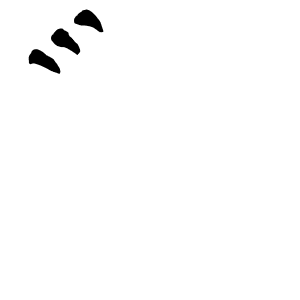
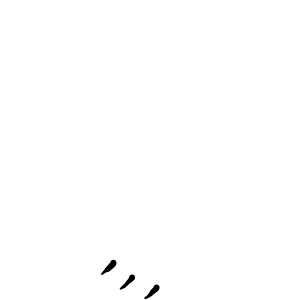
The second 300×300 image is a revision of the first. Changes to its layers:
painted on "Paint Layer 1" over left=28, top=9, right=104, bottom=74
